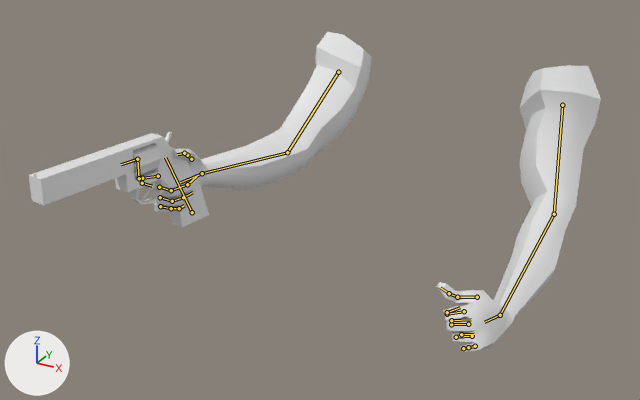
A saved change to the glTF model BlenderTutorial/Arms.glb.
One viewpoint serves both versions: a camera (50 mm lens) standing at (1.2, -3.2, 1.0) and looking at (-0.18, -0.68, -0.26). The axes (+X, +Y, +Z) are drawn at lower left. The lights are the same throughout. The picture after the commit comes second. Both versions are drawn at frame 9 of the action 'RevolverReloadCloseCylinder'; the numbers are the values there. The bones that change, and the others that lie on the model, are drawn over the model as lines.

The first picture shows 'armMesh', 'gunCylinderMesh', 'gunHammerMesh', 'gunMesh', 'gunTriggerMesh'.
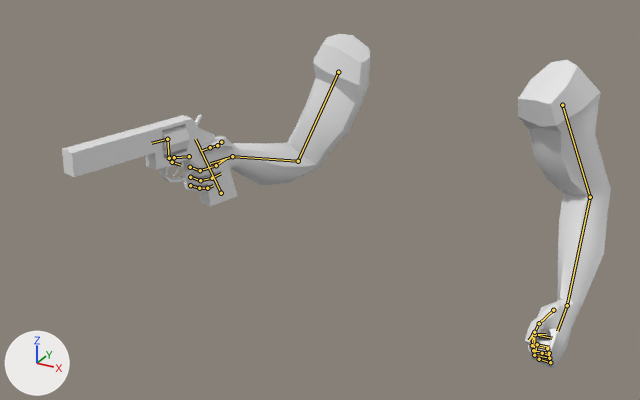
Pixel boxes [x1, y1, x2, y2] of what changed, in the pictures (640 x 400 px):
'armMesh', posed
    before: [141, 32, 601, 352]
    after: [170, 34, 611, 368]
'gunMesh', posed
    before: [29, 133, 209, 227]
    after: [62, 115, 238, 206]
'gunCylinderMesh', posed (6% shorter)
    before: [133, 144, 161, 176]
    after: [162, 125, 190, 155]
'gunHammerMesh', posed
    before: [165, 132, 172, 143]
    after: [195, 114, 202, 126]
'gunTriggerMesh', posed
    before: [142, 189, 150, 197]
    after: [171, 167, 179, 176]
bone 'bicep.l', root to tip
    before: (338, 72) to (287, 152)
    after: (338, 72) to (298, 161)
bone 'forearm.l', root to tip
    before: (287, 152) to (202, 173)
    after: (298, 161) to (232, 156)
bone 'palm.l', root to tip
    before: (202, 173) to (180, 182)
    after: (232, 156) to (210, 163)
bone 'thumb.l', root to tip
    before: (191, 159) to (187, 155)
    after: (221, 142) to (217, 145)
bone 'thumb.1.l', root to tip
    before: (187, 155) to (184, 153)
    after: (217, 145) to (210, 147)
bone 'thumb.2.l', root to tip
    before: (184, 153) to (177, 154)
    after: (210, 147) to (202, 150)
bone 'bicep.r', root to tip
    before: (562, 105) to (554, 214)
    after: (562, 105) to (590, 197)
bone 'forearm.r', root to tip
    before: (554, 214) to (500, 315)
    after: (590, 197) to (567, 305)
bone 'palm.r', root to tip
    before: (500, 315) to (484, 322)
    after: (567, 305) to (557, 331)
bone 'index.r', root to tip
    before: (464, 311) to (447, 314)
    after: (547, 348) to (532, 345)
bone 'index.1.r', root to tip
    before: (447, 314) to (447, 312)
    after: (532, 345) to (533, 334)
bone 'middle.r', root to tip
    before: (468, 324) to (451, 324)
    after: (549, 353) to (533, 350)
bone 'middle.1.r', root to tip
    before: (451, 324) to (451, 320)
    after: (533, 350) to (535, 334)
bone 'ring.r', root to tip
    before: (472, 336) to (456, 337)
    after: (549, 358) to (534, 355)
bone 'thumb.1.r', root to tip
    before: (457, 297) to (449, 293)
    after: (539, 323) to (534, 332)
bone 'thumb.2.r', root to tip
    before: (449, 293) to (440, 287)
    after: (534, 332) to (529, 340)

The change in detail:
Bone 'bicep.l' (bone_bicep_l) turns from (-66, 44, -65) to (-68, 11, -68) degrees about its own x, y and z.
Bone 'forearm.l' (bone_forearm_l) turns from (14, -4, 32) to (25, -18, 71) degrees about its own x, y and z.
Bone 'palm.l' (bone_palm_l) turns from (-2, 23, 2) to (-1, 39, -15) degrees about its own x, y and z.
Bone 'thumb.l' (bone_thumb_l) turns from (-10, 0, 0) to (-19, -7, -17) degrees about its own x, y and z.
Bone 'thumb.1.l' (bone_thumb_1_l) turns from (0, 0, 0) to (27, 7, -14) degrees about its own x, y and z.
Bone 'thumb.2.l' (bone_thumb_2_l) turns from (14, 7, -47) to (8, 28, -31) degrees about its own x, y and z.
Bone 'bicep.r' (bone_bicep_r) turns from (-55, -11, 27) to (-83, 22, 56) degrees about its own x, y and z.
Bone 'forearm.r' (bone_forearm_r) turns from (7, 1, -16) to (19, 8, -48) degrees about its own x, y and z.
Bone 'palm.r' (bone_palm_r) turns from (37, -9, -45) to (9, -39, -22) degrees about its own x, y and z.
Bone 'index.r' (bone_index_r) turns from (-74, -6, -2) to (-84, 0, 0) degrees about its own x, y and z.
Bone 'index.1.r' (bone_index_1_r) turns from (-74, 0, 0) to (-84, 0, 0) degrees about its own x, y and z.
Bone 'middle.r' (bone_middle_r) turns from (-76, -12, -3) to (-84, 0, 0) degrees about its own x, y and z.
Bone 'middle.1.r' (bone_middle_1_r) turns from (-76, 0, 0) to (-84, 0, 0) degrees about its own x, y and z.
Bone 'ring.r' (bone_ring_r) turns from (-84, -9, -1) to (-84, 0, 0) degrees about its own x, y and z.
Bone 'thumb.1.r' (bone_thumb_1_r) turns from (0, 0, -21) to (0, 0, 20) degrees about its own x, y and z.
Bone 'thumb.2.r' (bone_thumb_2_r) turns from (0, 0, 3) to (0, 0, 20) degrees about its own x, y and z.
